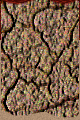
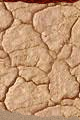
Two versions of the same layered image (80x120). Layer-by-layer changes:
renamed "新規レイヤー#2" to "wall", painted on it over [0, 0, 80, 120]
